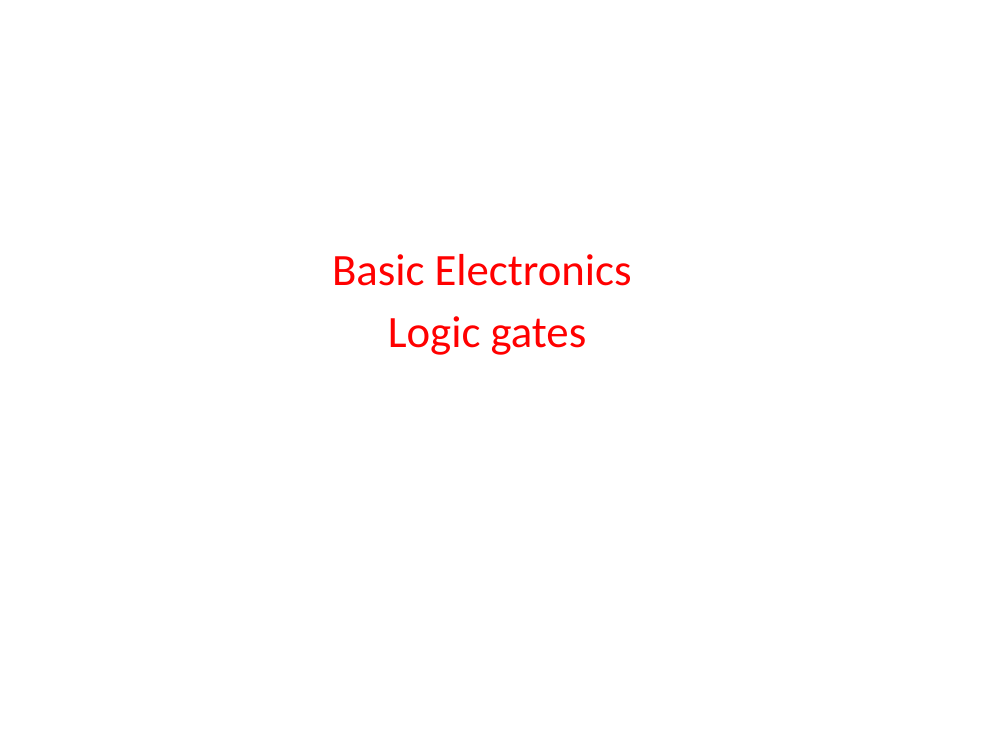
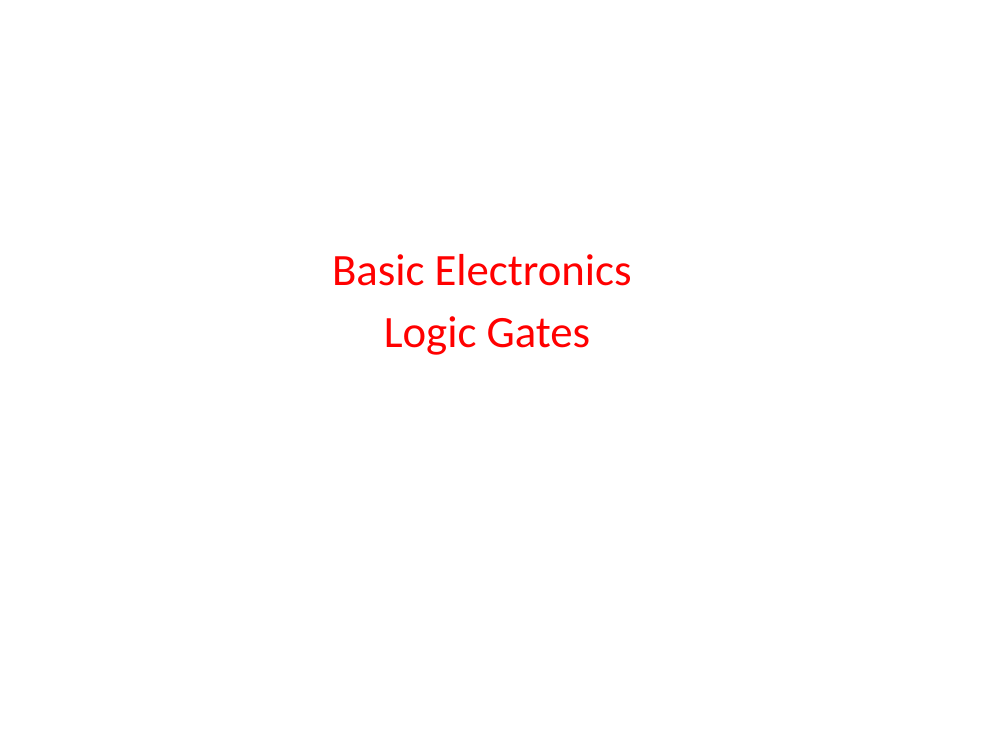
Before and after one commit to madhavirepe/Logic-Design, a slide deck: slide 1 of Logic gates.pptx. Drawn at 1008x756 pixels with LibreOffice and Linux fonts; fonts in the diff are those of the drawing. Boxes give left, top, right and bottom in pixels: in the first picture for what was removed or moved away, otherwise in the second. Text is boxed around its words. In the diff, an @@ line names an element or a change of style, - is before the commit and + after.

```diff
--- a/Logic gates.pptx
+++ b/Logic gates.pptx
@@ subtitle at [384, 316, 591, 355]: text changed @@
-Logic gates
+Logic Gates
```
Also in this commit, not shown: 24 slides added.
